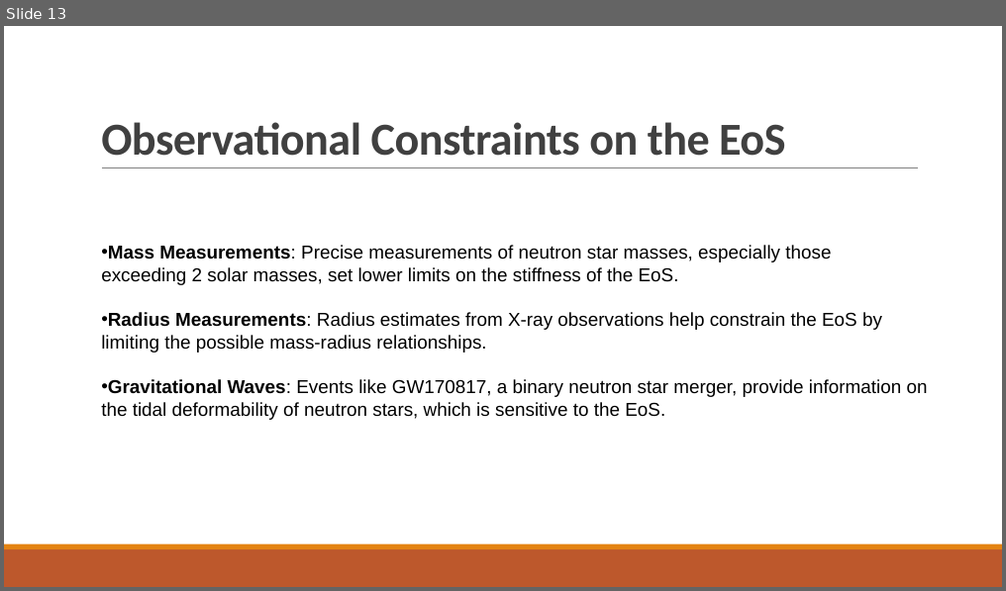
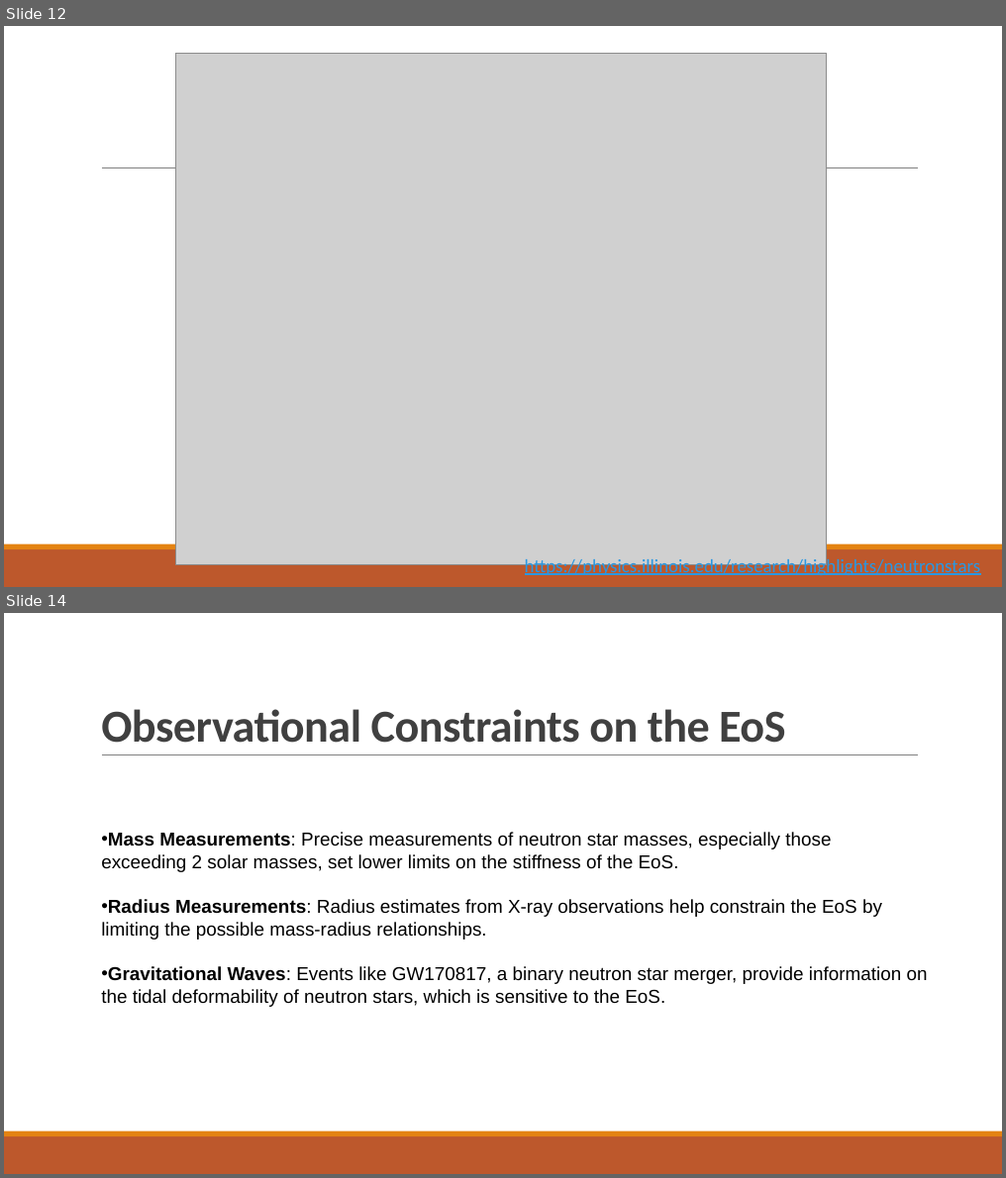
Before and after one commit to Avanee03/PPM-of-Neutron-star-Unveiling-hot-spot-geometry, a slide deck: Initial presentation.pptx. Shown one above the other, each under a label of ours: slide 13 before the commit, slides 12 and 14 after it; the slides between them are not shown. The pictures are 1006x591 and 1006x1178 pixels, drawn with LibreOffice and Linux fonts; fonts in the diff are those of the drawing; grey boxes stand for pictures. Boxes give left, top, right and bottom in pixels: in the first picture for what was removed or moved away, otherwise in the second. Text is boxed around its words. In the diff, an @@ line names an element or a change of style, - is before the commit and + after.

```diff
--- a/Initial presentation.pptx
+++ b/Initial presentation.pptx
@@ slide 12 added at (4,26,1002,587), background #FFFFFF; not listed: 3 template elements that a slide beside it also shows @@
@@ picture added at (176,53,827,566) @@
@@ text added at (525,557,981,577), 18 pt, text #2998E3, underline @@
+https://physics.illinois.edu/research/highlights/neutronstars
@@ what was slide 13 is now slide 14 @@
```
Also in this commit, not shown: 1 slide changed, 4 other slides added.
